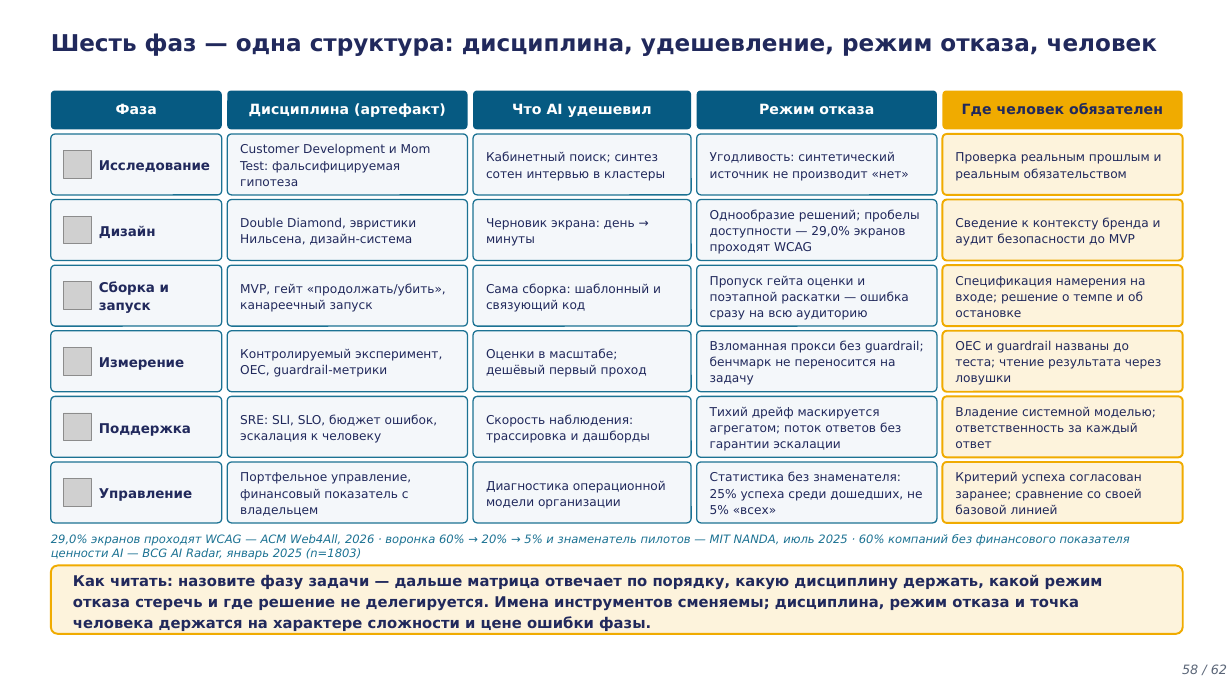
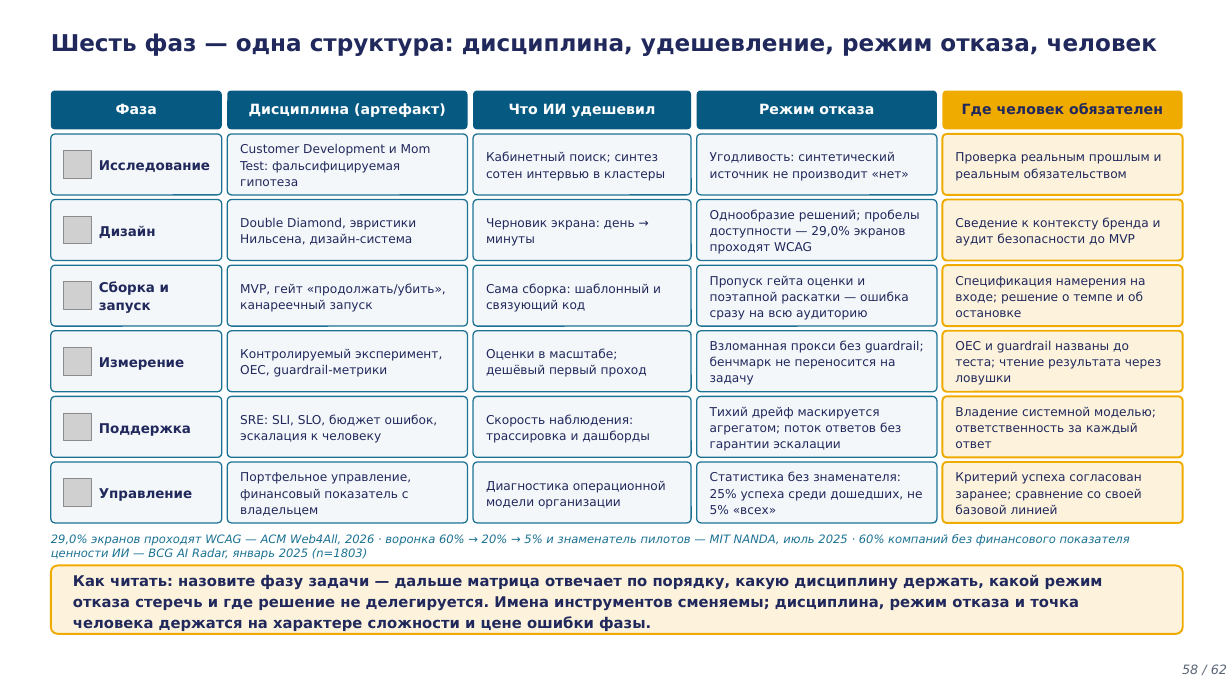
Before and after one commit to tellina-study/AI-usage-lessons, a slide deck: slide 58 of library/lectures/lec-05/rendered/lec-05.pptx. Drawn at 1232x693 pixels with LibreOffice and Linux fonts; fonts in the diff are those of the drawing; grey boxes stand for pictures. Boxes give left, top, right and bottom in pixels: in the first picture for what was removed or moved away, otherwise in the second. Text is boxed around its words. In the diff, an @@ line names an element or a change of style, - is before the commit and + after.

```diff
--- a/library/lectures/lec-05/rendered/lec-05.pptx
+++ b/library/lectures/lec-05/rendered/lec-05.pptx
@@ text at box(509, 103, 655, 118): text changed @@
-Что AI удешевил
+Что ИИ удешевил
@@ text at box(51, 534, 1130, 560): text changed @@
-29,0% экранов проходят WCAG — ACM Web4All, 2026 · воронка 60% → 20% → 5% и знаменатель пилотов — MIT NANDA, июль 2025 · 60% компаний без финансового показателя ценности AI — BCG AI Radar, январь 2025 (n=1803)
+29,0% экранов проходят WCAG — ACM Web4All, 2026 · воронка 60% → 20% → 5% и знаменатель пилотов — MIT NANDA, июль 2025 · 60% компаний без финансового показателя ценности ИИ — BCG AI Radar, январь 2025 (n=1803)
```
Also in this commit, not shown: 2 other slides changed, 7 other files.
